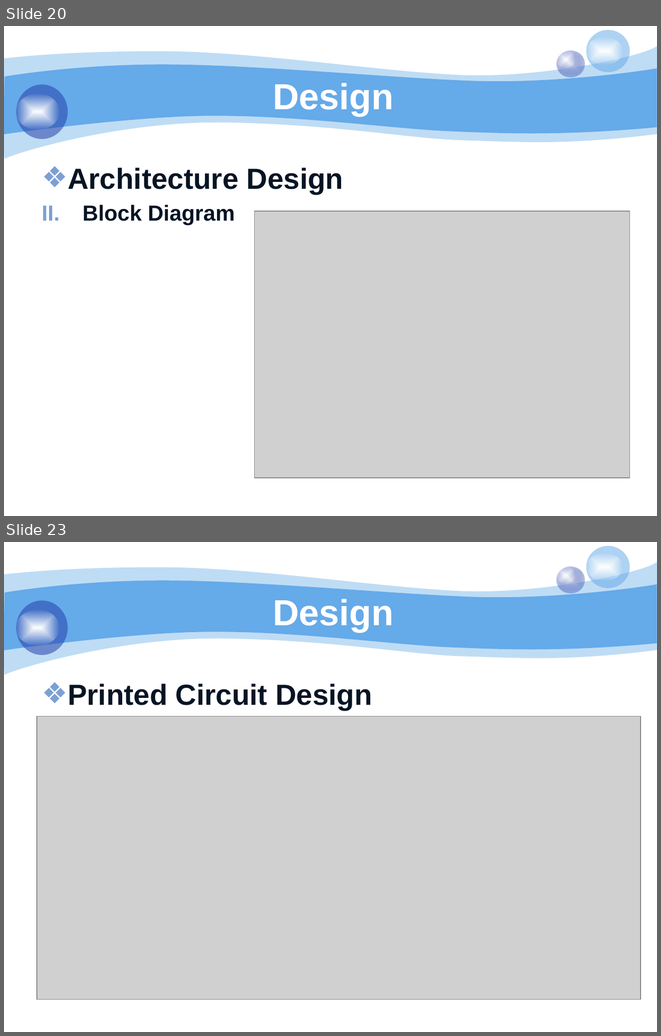
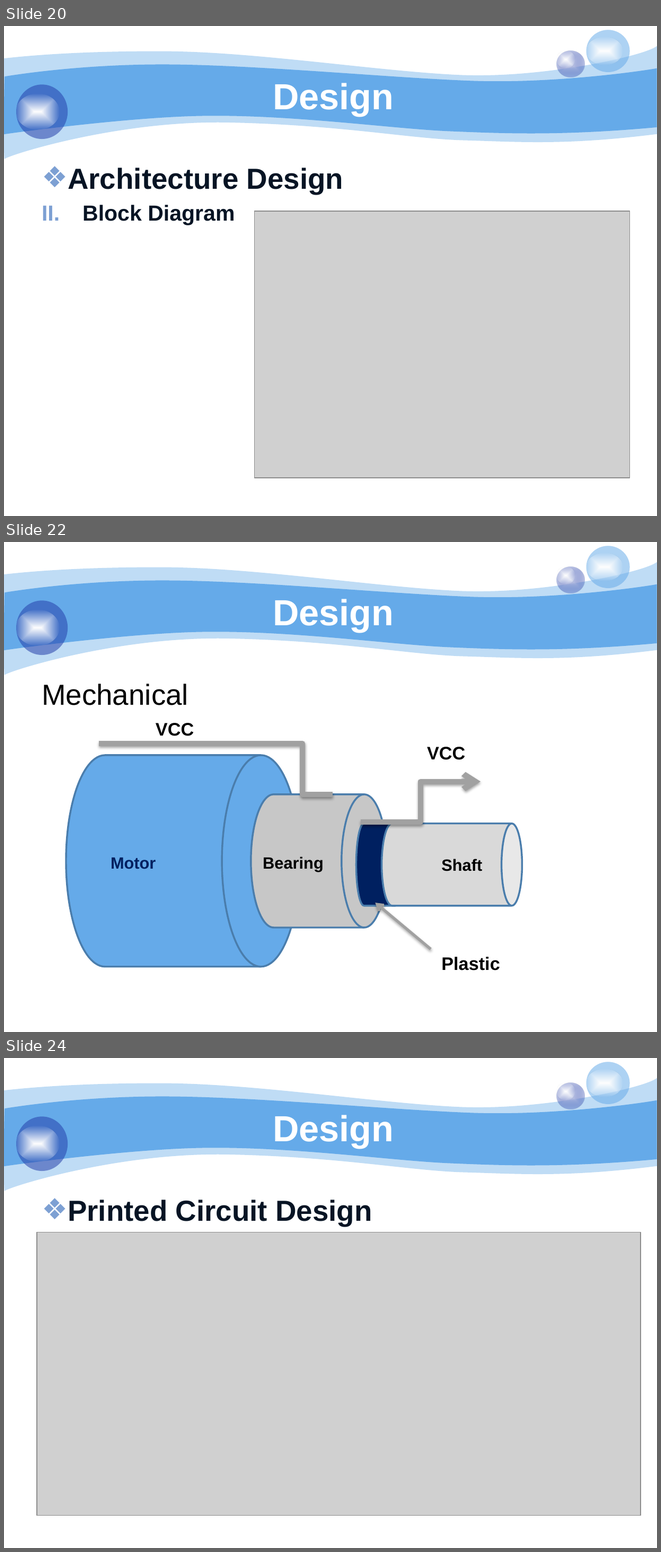
Before and after one commit to bachdx60343/pled, a slide deck: 06. Temp/pLED 2014.pptx. Shown one above the other, each under a label of ours: slides 20 and 23 before the commit, slides 20, 22 and 24 after it; the slides between them are not shown. The pictures are 661x1036 and 661x1552 pixels, drawn with LibreOffice and Linux fonts; fonts in the diff are those of the drawing; grey boxes stand for pictures; background and template pictures are left out. Boxes give left, top, right and bottom in pixels: in the first picture for what was removed or moved away, otherwise in the second. Text is boxed around its words. In the diff, an @@ line names an element or a change of style, - is before the commit and + after.

Commit message:
Update Mechanical

```diff
--- a/06. Temp/pLED 2014.pptx
+++ b/06. Temp/pLED 2014.pptx
@@ slide 22 added at [4,542,657,1032], background #FFFFFF; not listed: 8 template elements that a slide beside it also shows @@
@@ title added at [273,599,394,632], 40 pt, text #FFFFFF, bold @@
+Design
@@ text added at [42,684,188,705], 32 pt, text #000000 @@
+Mechanical
@@ text added at [156,723,194,736], 20 pt, text #000000, bold @@
+VCC
@@ text added at [427,747,465,760], 20 pt, text #000000, bold @@
+VCC
@@ elbow arrow added from (361, 822) to (480, 782), #A1A1A1 6 pt @@
@@ flow chart magnetic drum added at [356,823,403,906], fill #002060, outline #4B7EAC 2 pt @@
@@ cylinder added at [382,823,522,906], fill #D9D9D9, outline #4B7EAC 2 pt @@
@@ group added at [66,743,387,967]: 2 flow chart magnetic drums, 2 texts, 1 elbow line @@
+Motor
+Bearing
@@ text added at [441,858,482,871], 18 pt, text #000000, bold @@
+Shaft
@@ arrow added from (430, 949) to (376, 902), #A1A1A1 3 pt @@
@@ text added at [441,956,500,970], 20 pt, text #000000, bold @@
+Plastic
@@ what was slide 23 is now slide 24 @@
```
Also in this commit, not shown: 5 slides changed, 1 other slide added.
